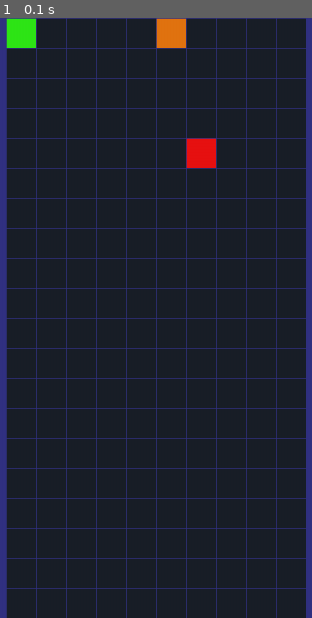
Above: before the commit, frame 1.
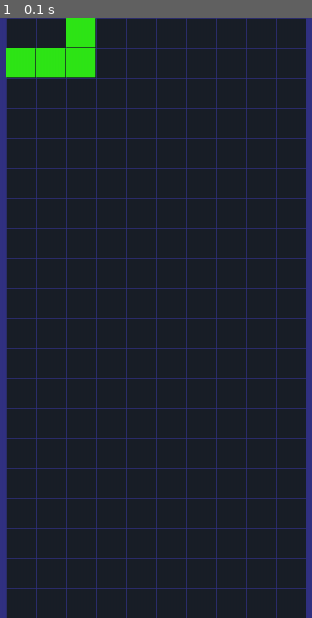
Above: after the commit, the same moment.

Repository: budabalint/pygame10.A-E
Game: pygame game, started from main.py
Same seed, same stepped clock (60 frames per second), same inputs: the game is played once before the commit and once after it.
Inputs:
- Up to frame 1 (0.1 s): no input

The runs differ from the first frame. In frame 1, 3.4% of the frame differs, in the area x 1-70%, y 0-25%.

Commit message:
blokkok megjeleníthetőek manuálisan és forgatási pozíciók kész vannak

Diff:
--- a/block.py
+++ b/block.py
@@ -1,9 +1,19 @@
 from colors import Colors
+import pygame
 
+from position import Position
 class Block:
+    _offset_x: int = 400
     def __init__(self, id: int) -> None:
         self.id = id
-        self.cells = {}
-        self.cell_size = 30
+        self.cells: dict[int, list[Position]] = {}
+        self.cell_size = 40
         self.rotation_state = 0
         self.colors = Colors.cella_színek_lekérése()
+
+    def draw(self, screen: pygame.surface.Surface):
+        tiles: list[Position] = self.cells[self.rotation_state]
+        for tile in tiles:
+            tile_rect = pygame.Rect(tile.oszlop * self.cell_size + self._offset_x,
+				+ tile.sor * self.cell_size, self.cell_size -1, self.cell_size -1)
+            pygame.draw.rect(screen, self.colors[self.id], tile_rect)
--- /dev/null
+++ b/blocks.py
@@ -0,0 +1,77 @@
+from block import Block
+from position import Position
+
+class LBlock(Block):
+    def __init__(self) -> None:
+        super().__init__(id=1)
+        self.cells: dict[int, list[Position]] = {
+            0: [Position(0, 2), Position(1, 0), Position(1, 1), Position(1, 2)],
+            1: [Position(0, 1), Position(1, 1), Position(2, 1), Position(2, 2)],
+            2: [Position(1, 0), Position(1, 1), Position(1, 2), Position(2, 0)],
+            3: [Position(0, 0), Position(0, 1), Position(1, 1), Position(2, 1)],
+        }
+
+
+
+class JBlock(Block):
+    def __init__(self) -> None:
+        super().__init__(id=2)
+        self.cells: dict[int, list[Position]] = {
+            0: [Position(0, 0), Position(1, 0), Position(1, 1), Position(1, 2)],
+            1: [Position(0, 1), Position(0, 2), Position(1, 1), Position(2, 1)],
+            2: [Position(1, 0), Position(1, 1), Position(1, 2), Position(2, 2)],
+            3: [Position(0, 1), Position(1, 1), Position(2, 0), Position(2, 1)],
+        }
+
+
+
+class IBlock(Block):
+    def __init__(self) -> None:
+        super().__init__(id=3)
+        self.cells: dict[int, list[Position]] = {
+            0: [Position(1, 0), Position(1, 1), Position(1, 2), Position(1, 3)],
+            1: [Position(0, 2), Position(1, 2), Position(2, 2), Position(3, 2)],
+            2: [Position(2, 0), Position(2, 1), Position(2, 2), Position(2, 3)],
+            3: [Position(0, 1), Position(1, 1), Position(2, 1), Position(3, 1)],
+        }
+
+
+class OBlock(Block):
+    def __init__(self) -> None:
+        super().__init__(id=4)
+        self.cells: dict[int, list[Position]] = {
+            0: [Position(0, 0), Position(0, 1), Position(1, 0), Position(1, 1)]
+        }
+
+
+class SBlock(Block):
+    def __init__(self) -> None:
+        super().__init__(id=5)
+        self.cells: dict[int, list[Position]] = {
+            0: [Position(0, 1), Position(0, 2), Position(1, 0), Position(1, 1)],
+            1: [Position(0, 1), Position(1, 1), Position(1, 2), Position(2, 2)],
+            2: [Position(1, 1), Position(1, 2), Position(2, 0), Position(2, 1)],
+            3: [Position(0, 0), Position(1, 0), Position(1, 1), Position(2, 1)],
+        }
+
+
+class TBlock(Block):
+    def __init__(self) -> None:
+        super().__init__(id=6)
+        self.cells: dict[int, list[Position]] = {
+            0: [Position(0, 1), Position(1, 0), Position(1, 1), Position(1, 2)],
+            1: [Position(0, 1), Position(1, 1), Position(1, 2), Position(2, 1)],
+            2: [Position(1, 0), Position(1, 1), Position(1, 2), Position(2, 1)],
+            3: [Position(0, 1), Position(1, 0), Position(1, 1), Position(2, 1)],
+        }
+
+
+class ZBlock(Block):
+    def __init__(self) -> None:
+        super().__init__(id=7)
+        self.cells: dict[int, list[Position]] = {
+            0: [Position(0, 0), Position(0, 1), Position(1, 1), Position(1, 2)],
+            1: [Position(0, 2), Position(1, 1), Position(1, 2), Position(2, 1)],
+            2: [Position(1, 0), Position(1, 1), Position(2, 1), Position(2, 2)],
+            3: [Position(0, 1), Position(1, 0), Position(1, 1), Position(2, 0)],
+        }
--- a/game.py
+++ b/game.py
@@ -1,5 +1,6 @@
 import sys
 import pygame
+from blocks import LBlock
 from grid import Grid
 
 
@@ -12,9 +13,9 @@
 
         self.óra = pygame.time.Clock()  # a játék sebességét adja meg
         self.rács: Grid = Grid()
-        self.rács.rács[0][0] = 1
-        self.rács.rács[0][5] = 3
-        self.rács.rács[4][6] = 2
+
+        self.block = LBlock()
+
         self.rács.rács_kiíratása_consolra()
 
     def game_loop(self) -> None:
@@ -25,5 +26,8 @@
                     sys.exit()
             self.ablak.fill(self.sötétkék)
             self.rács.draw(self.ablak)
+            self.block.draw(self.ablak)
+
             pygame.display.update()
+
             self.óra.tick(60)
--- a/grid.py
+++ b/grid.py
@@ -7,6 +7,7 @@
     _sorok_száma: int = 20
     _oszlopok_száma: int = 10
     _block_méret: int = 40
+    _offset_x: int = 400
 
     def __init__(self) -> None:
         self.rács: list[list[int]] = [
@@ -28,9 +29,9 @@
             for oszlop in range(self._oszlopok_száma):
                 cella_értéke: int = self.rács[sor][oszlop]
                 cella_négyzet = pygame.Rect(
-                    (oszlop+10) * self._block_méret +1,
-                    sor * self._block_méret+1,
-                    self._block_méret-1,
-                    self._block_méret-1,
+                    (oszlop) * self._block_méret + 1 + self._offset_x,
+                    sor * self._block_méret + 1,
+                    self._block_méret - 1,
+                    self._block_méret - 1,
                 )
                 pygame.draw.rect(screen, self.színek[cella_értéke], cella_négyzet)
--- a/position.py
+++ b/position.py
@@ -1,4 +1,4 @@
 class Position:
-    def __init__(self, row: int, column: int) -> None:
-        self.row = row
-        self.column = column
+    def __init__(self, sor: int, oszlop: int) -> None:
+        self.sor: int = sor
+        self.oszlop: int = oszlop
